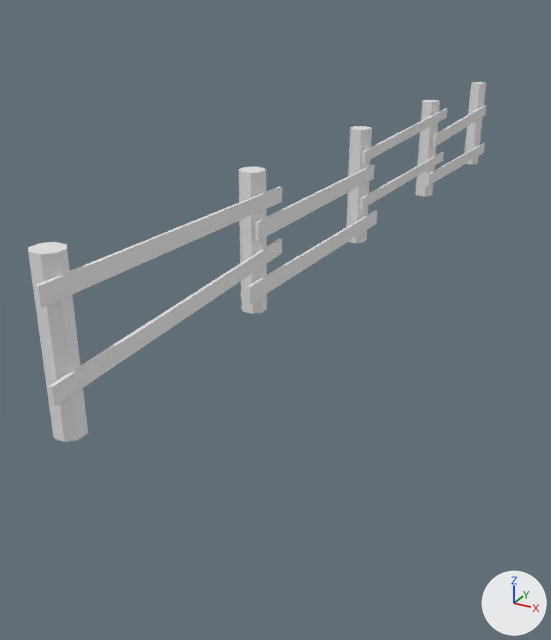
Renders of the Blender file salemstalker/Assets/3D/charatermodel/long_fence.blend from each side of a commit.
Camera for both pictures: a camera (50 mm lens) standing at (3.33, -3.2, 2.82) and looking at (-0.65, 4.03, -0.79). Lighting does not change. The marker at lower right points along +X, +Y and +Z. Objects named as collision shapes, trigger or cutter boxes, shadow casters or lower levels of detail are left out.

Script lines for the objects in view, before the commit:
```python
me_cube_001 = bpy.data.meshes.new('Cube.001')
me_cube_001.from_pydata(...)  # 128 vertices, 88 faces; spans x -0.11..0.14, y -0.24..9.98, z 0.07..1.36
me_meshss = bpy.data.meshes.new('meshss')
me_meshss.from_pydata(...)  # 16 vertices, 10 faces; spans x -0.111..0.111, y -0.111..0.111, z 0.065..1.365
# before: 0 (-0.048, -0.111, 0.065) at pixel (465, 163), 1 (-0.111, -0.048, 0.065), 4 (-0.111, 0.048, 0.065), 5 (-0.048, 0.111, 0.065), 8 (0.111, -0.048, 0.065) at pixel (476, 163)
# before: 9 (0.048, -0.111, 0.065) at pixel (471, 164), 12 (0.048, 0.111, 0.065), 13 (0.111, 0.048, 0.065) at pixel (477, 162)
ob_fence = bpy.data.objects.new('fence', me_cube_001)
ob_fence.location = (0.0, 0.0, 0.0)
ob_pole = bpy.data.objects.new('pole', me_meshss)
ob_pole.location = (0.0, 9.7, 0.0)
```
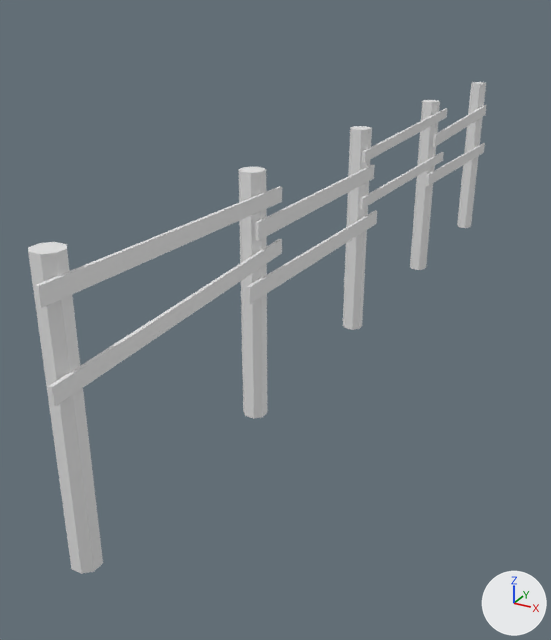
Commit message: long fence fix blud

Changed parts and their boxes [x1, y1, x2, y2] in the pictures (551 x 640 px):
'fence', reshaped (38% taller)
    before: [28, 100, 487, 442]
    after: [28, 100, 487, 574]
'pole', reshaped (30% wider, 77% taller)
    before: [464, 82, 486, 164]
    after: [457, 82, 486, 228]
part 1 of me_cube_001, built on
    after: [54, 194, 432, 574]
part 2 of me_meshss, built on
    after: [457, 163, 478, 228]

Patch to the scene script:
```diff
--- a/salemstalker/Assets/3D/charatermodel/long_fence.blend.py
+++ b/salemstalker/Assets/3D/charatermodel/long_fence.blend.py
@@ me_cube_001 @@
 # used by ob_fence; location = (0.0, 0.0, 0.0)
-me_cube_001.from_pydata(...)  # 128 vertices, 88 faces; spans x -0.11..0.14, y -0.24..9.98, z 0.07..1.36
+me_cube_001.from_pydata(...)  # 160 vertices, 120 faces; spans x -0.11..0.14, y -0.24..9.98, z -1.04..1.36
+# me_cube_001 part 1
+# 4 faces are deleted
+# 32 new vertices lie (0.0, 0.0, -1.11) away from vertices in x -0.11..0.11, y -0.11..7.39, z 0.07
+# 36 new faces join them
@@ me_meshss @@
 me_meshss.from_pydata(...)  # 16 vertices, 10 faces; spans x -0.111..0.111, y -0.111..0.111, z 0.065..1.365
 # used by ob_pole; location = (0.0, 9.7, 0.0)
 # verts and faces of me_meshss; kept vertices keep their numbers, new ones are numbered from 16
+# me_meshss part 2
+delete_faces([(0, 1, 4, 5, 12, 13, 8, 9)])
+for new, old in zip([*range(16, 24)], [0, 1, 4, 5, 8, 9, 12, 13]): verts[new] = verts[old] + (0.0, 0.0, -1.108)
+faces += [(1, 4, 18, 17), (16, 17, 18, 19, 22, 23, 20, 21), (8, 9, 21, 20), (12, 13, 23, 22), (0, 16, 21, 9), (5, 12, 22, 19)]
+faces += [(4, 5, 19, 18), (0, 1, 17, 16), (8, 20, 23, 13)]
```
